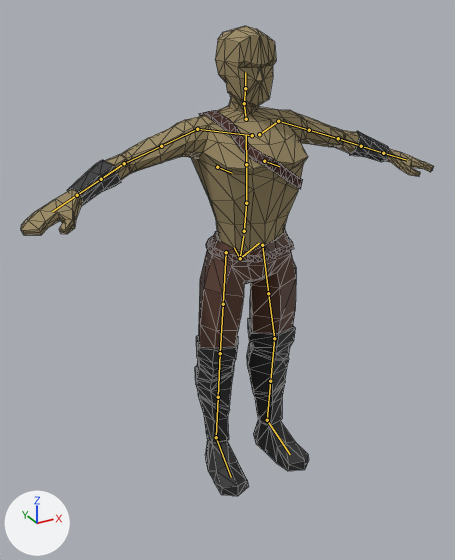
Two versions of the glTF model assets/meshes/player/Player.glb, one commit apart.
Before and after are seen from a 50 mm camera at (-1.257, -2.124, 1.984) aimed at (-0.117, -0.051, 0.948). The axes (+X, +Y, +Z) are drawn at lower left. The lights are the same throughout. The picture after the commit comes second. The bones that change, and the others that lie on the model, are drawn over the model as lines. Mesh edges are drawn as thin lines.

Objects in the first picture: 'Body'.
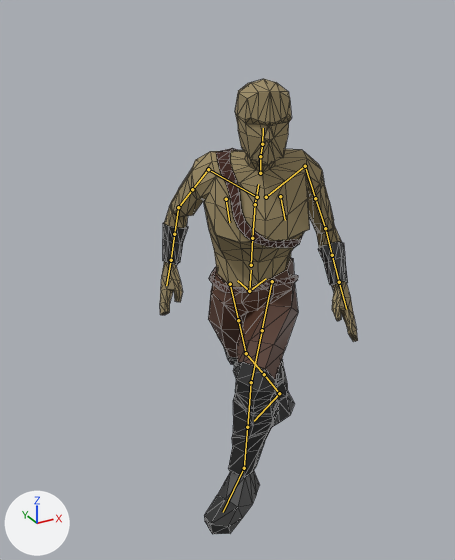
The newer file adds an action. The first version stands in its rest pose; the second is drawn at frame 11 of the action 'strafe_left'.

The edits, one by one:
Bone 'DEF-spine' (bone_def_spine) moves from (0.0, 0.0, 0.0) to (0.006, -0.104, 0.102).
Bone 'DEF-spine' (bone_def_spine) turns from (0, 0, 0) to (-1, -20, 5) degrees about its own x, y and z.
Bone 'DEF-spine.002' (bone_def_spine_002) turns from (0, 0, 0) to (17, 0, 0) degrees about its own x, y and z.
Bone 'DEF-spine.003' (bone_def_spine_003) turns from (0, 0, 0) to (17, 0, 0) degrees about its own x, y and z.
Bone 'DEF-upper_arm.L' (bone_def_upper_arm_l) turns from (0, 0, 0) to (20, 8, -44) degrees about its own x, y and z.
Bone 'DEF-forearm.L' (bone_def_forearm_l) turns from (0, 0, 0) to (33, -11, 4) degrees about its own x, y and z.
Bone 'DEF-upper_arm.R' (bone_def_upper_arm_r) turns from (0, 0, 0) to (-8, 4, 54) degrees about its own x, y and z.
Bone 'DEF-forearm.R' (bone_def_forearm_r) turns from (0, 0, 0) to (33, 1, 5) degrees about its own x, y and z.
Bone 'DEF-spine.004' (bone_def_spine_004) turns from (0, 0, 0) to (-17, 0, 0) degrees about its own x, y and z.
Bone 'DEF-spine.006' (bone_def_spine_006) turns from (0, 0, 0) to (-17, 0, 0) degrees about its own x, y and z.
Bone 'DEF-thigh.L' (bone_def_thigh_l) turns from (0, 0, 0) to (-18, 7, 42) degrees about its own x, y and z.
Bone 'DEF-thigh.L.001' (bone_def_thigh_l_001) moves from (0.0, 0.0, 0.0) to (0.0, -0.005, 0.0).
Bone 'DEF-thigh.L.001' (bone_def_thigh_l_001) turns from (0, 0, 0) to (0, 23, 0) degrees about its own x, y and z.
Bone 'DEF-shin.L' (bone_def_shin_l) moves from (0.0, 0.0, 0.0) to (0.0, -0.009, 0.002).
Bone 'DEF-shin.L' (bone_def_shin_l) turns from (0, 0, 0) to (36, 47, -13) degrees about its own x, y and z.
Bone 'DEF-foot.L' (bone_def_foot_l) moves from (0.0, 0.0, 0.0) to (0.0, -0.004, -0.009).
Bone 'DEF-foot.L' (bone_def_foot_l) turns from (0, 0, 0) to (11, 9, -7) degrees about its own x, y and z.
Bone 'DEF-thigh.R' (bone_def_thigh_r) turns from (0, 0, 0) to (29, 1, -4) degrees about its own x, y and z.
Bone 'DEF-thigh.R.001' (bone_def_thigh_r_001) moves from (0.0, 0.0, 0.0) to (0.0, -0.001, 0.0).
Bone 'DEF-thigh.R.001' (bone_def_thigh_r_001) turns from (0, 0, 0) to (0, 14, 0) degrees about its own x, y and z.
Bone 'DEF-shin.R' (bone_def_shin_r) moves from (0.0, 0.0, 0.0) to (0.0, -0.002, 0.0).
Bone 'DEF-shin.R' (bone_def_shin_r) turns from (0, 0, 0) to (5, 27, -6) degrees about its own x, y and z.
Bone 'DEF-shin.R.001' (bone_def_shin_r_001) moves from (0.0, 0.0, 0.0) to (0.0, -0.001, 0.0).
Bone 'DEF-shin.R.001' (bone_def_shin_r_001) turns from (0, 0, 0) to (0, 13, 0) degrees about its own x, y and z.
Bone 'DEF-foot.R' (bone_def_foot_r) moves from (0.0, 0.0, 0.0) to (0.0, -0.001, -0.002).
Bone 'DEF-foot.R' (bone_def_foot_r) turns from (0, 0, 0) to (-32, 13, 18) degrees about its own x, y and z.

Where the change shows, as pixel boxes [x1, y1, x2, y2] in the pictures (455 x 560 px):
'Body', posed (52% narrower): before [21, 26, 434, 496]; after [160, 79, 358, 534]
bone 'DEF-spine', root to tip: before (240, 258) to (243, 236); after (249, 291) to (251, 270)
bone 'DEF-spine.002', root to tip: before (246, 203) to (246, 164); after (252, 238) to (255, 204)
bone 'DEF-spine.003', root to tip: before (246, 164) to (246, 135); after (255, 204) to (258, 184)
bone 'DEF-upper_arm.L', root to tip: before (278, 121) to (309, 130); after (305, 166) to (315, 198)
bone 'DEF-forearm.L', root to tip: before (338, 138) to (361, 146); after (325, 228) to (332, 255)
bone 'DEF-upper_arm.R', root to tip: before (197, 129) to (161, 146); after (208, 169) to (192, 189)
bone 'DEF-forearm.R', root to tip: before (124, 163) to (101, 179); after (178, 207) to (174, 234)
bone 'DEF-spine.004', root to tip: before (246, 119) to (244, 103); after (260, 173) to (260, 156)
bone 'DEF-spine.006', root to tip: before (245, 88) to (245, 72); after (262, 144) to (263, 128)
bone 'DEF-thigh.L', root to tip: before (262, 245) to (268, 293); after (272, 281) to (261, 331)
bone 'DEF-thigh.L.001', root to tip: before (268, 293) to (274, 338); after (262, 330) to (251, 383)
bone 'DEF-shin.L', root to tip: before (274, 338) to (270, 381); after (251, 382) to (247, 428)
bone 'DEF-foot.L', root to tip: before (267, 420) to (290, 454); after (244, 468) to (223, 512)
bone 'DEF-thigh.R', root to tip: before (226, 252) to (223, 304); after (230, 284) to (238, 320)
bone 'DEF-thigh.R.001', root to tip: before (223, 304) to (220, 353); after (238, 320) to (246, 353)
bone 'DEF-shin.R', root to tip: before (220, 353) to (218, 397); after (246, 353) to (264, 374)
bone 'DEF-shin.R.001', root to tip: before (218, 397) to (216, 437); after (264, 374) to (279, 393)
bone 'DEF-foot.R', root to tip: before (216, 437) to (231, 477); after (279, 393) to (254, 421)
